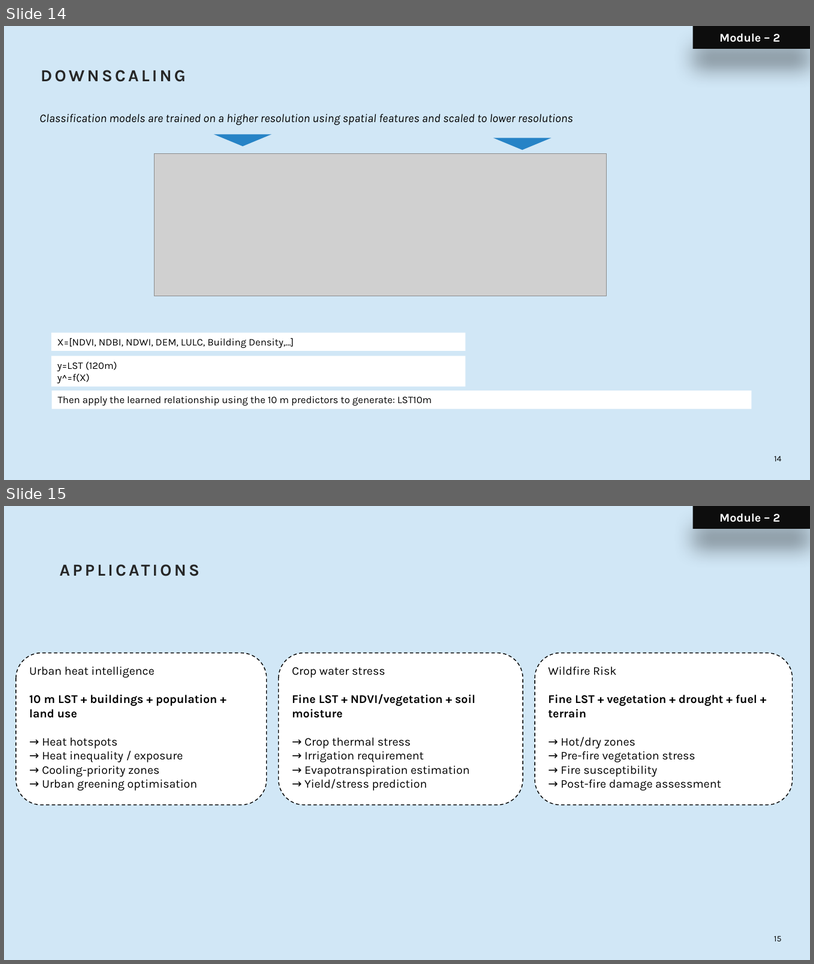
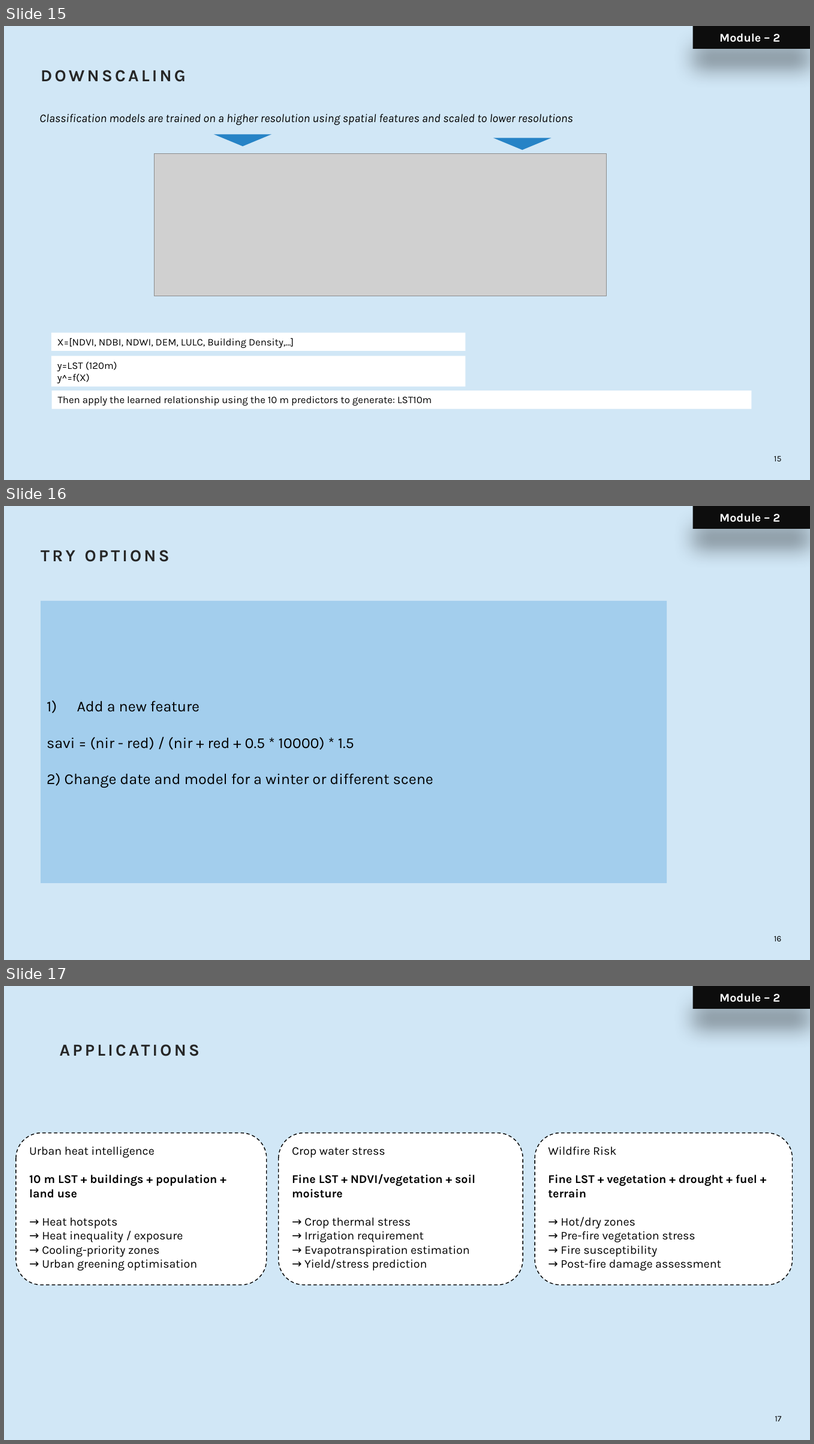
Before and after one commit to sujayara/Cypher2026_AI_for_Space_Workshop, a slide deck: Workshop_AI_for_Space_VFinal.pptx. Shown one above the other, each under a label of ours: slides 14 and 15 before the commit, slides 15, 16 and 17 after it. The pictures are 814x964 and 814x1444 pixels, drawn with LibreOffice and Linux fonts; fonts in the diff are those of the drawing; grey boxes stand for pictures; background and template pictures are left out. Boxes give left, top, right and bottom in pixels: in the first picture for what was removed or moved away, otherwise in the second. Text is boxed around its words. In the diff, an @@ line names an element or a change of style, - is before the commit and + after.

```diff
--- a/Workshop_AI_for_Space_VFinal.pptx
+++ b/Workshop_AI_for_Space_VFinal.pptx
@@ slide 16 added at (x1=4, y1=506, x2=810, y2=960), background #D1E7F6 @@
@@ rectangle added at (x1=693, y1=506, x2=810, y2=529), fill #0D0D0D, 14 pt, text #FFFFFF, bold @@
+Module – 2
@@ title added at (x1=41, y1=550, x2=170, y2=562), 20 pt, text #262626, bold @@
+TRY OPTIONS
@@ rectangle added at (x1=41, y1=601, x2=668, y2=883), fill #A3CEED, 18 pt, text #000000 @@
+1) Add a new feature
+savi = (nir - red) / (nir + red + 0.5 * 10000) * 1.5
+2) Change date and model for a winter or different scene
@@ page number added at (x1=774, y1=936, x2=782, y2=941), 10 pt, text #000000 @@
+16
@@ what was slide 14 is now slide 15 @@
@@ page number at (x1=774, y1=456, x2=782, y2=461): text changed @@
-14
+15
@@ what was slide 15 is now slide 17 @@
@@ page number at (x1=775, y1=1416, x2=782, y2=1421): text changed @@
-15
+17
```
Also in this commit, not shown: 1 slide changed, 2 other slides added.
